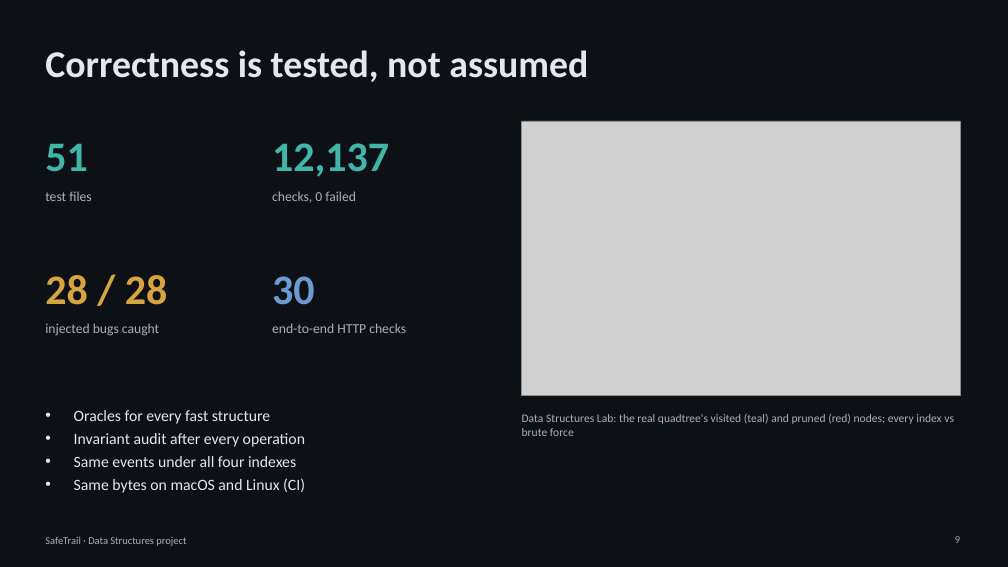
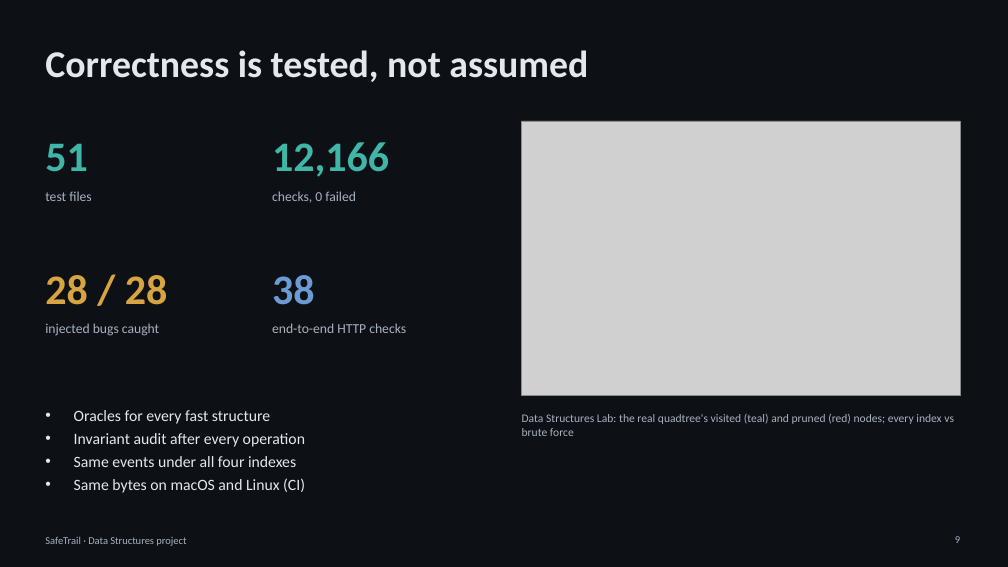
Before and after one commit to adivishall/safetrail, a slide deck: slide 9 of docs/final/SafeTrail_final_presentation.pptx. Drawn at 1008x567 pixels with LibreOffice and Linux fonts; fonts in the diff are those of the drawing; grey boxes stand for pictures. Boxes give left, top, right and bottom in pixels: in the first picture for what was removed or moved away, otherwise in the second. Text is boxed around its words. In the diff, an @@ line names an element or a change of style, - is before the commit and + after.

Commit message:
Deck and PDFs rebuilt for the public deployment
Slide 9: 12,166 checks and 38 end-to-end checks. Slide 13: the limitation is
now the free host (sleeps, resets on restart), and "public hosting" leaves the
next steps in favour of persistent storage for the hosted demo. Slide 14 gives
the live URL. Deck validated and rendered in Keynote; the three PDFs rebuilt
from the updated sources (page numbers on every page, nothing past the
margin).

```diff
--- a/docs/final/SafeTrail_final_presentation.pptx
+++ b/docs/final/SafeTrail_final_presentation.pptx
@@ text at box(272, 142, 389, 177): text changed @@
-12,137
+12,166
@@ text at box(272, 275, 315, 305): text changed @@
-30
+38
```
Also in this commit, not shown: 2 other slides changed, 4 other files.
